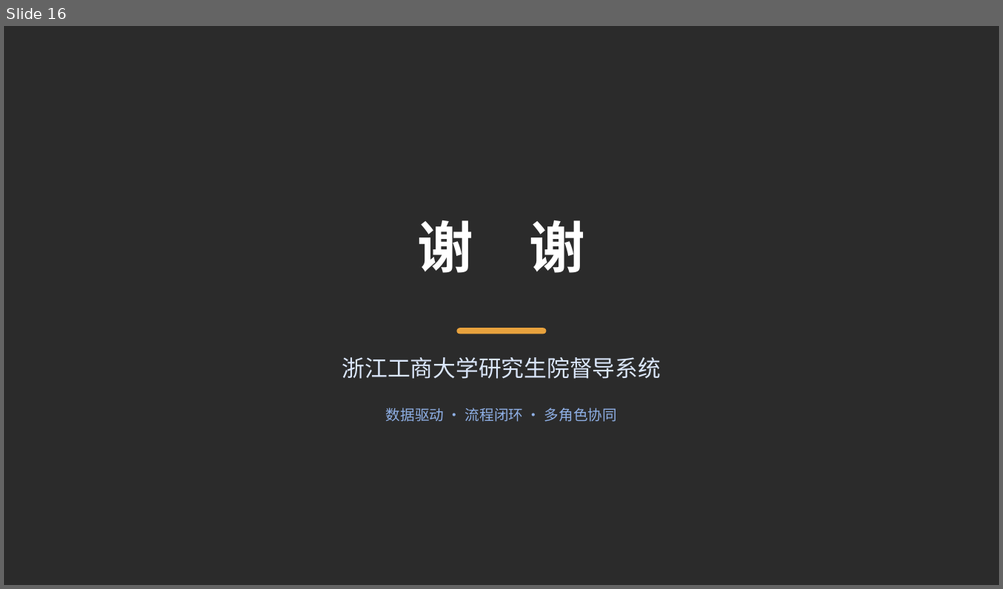
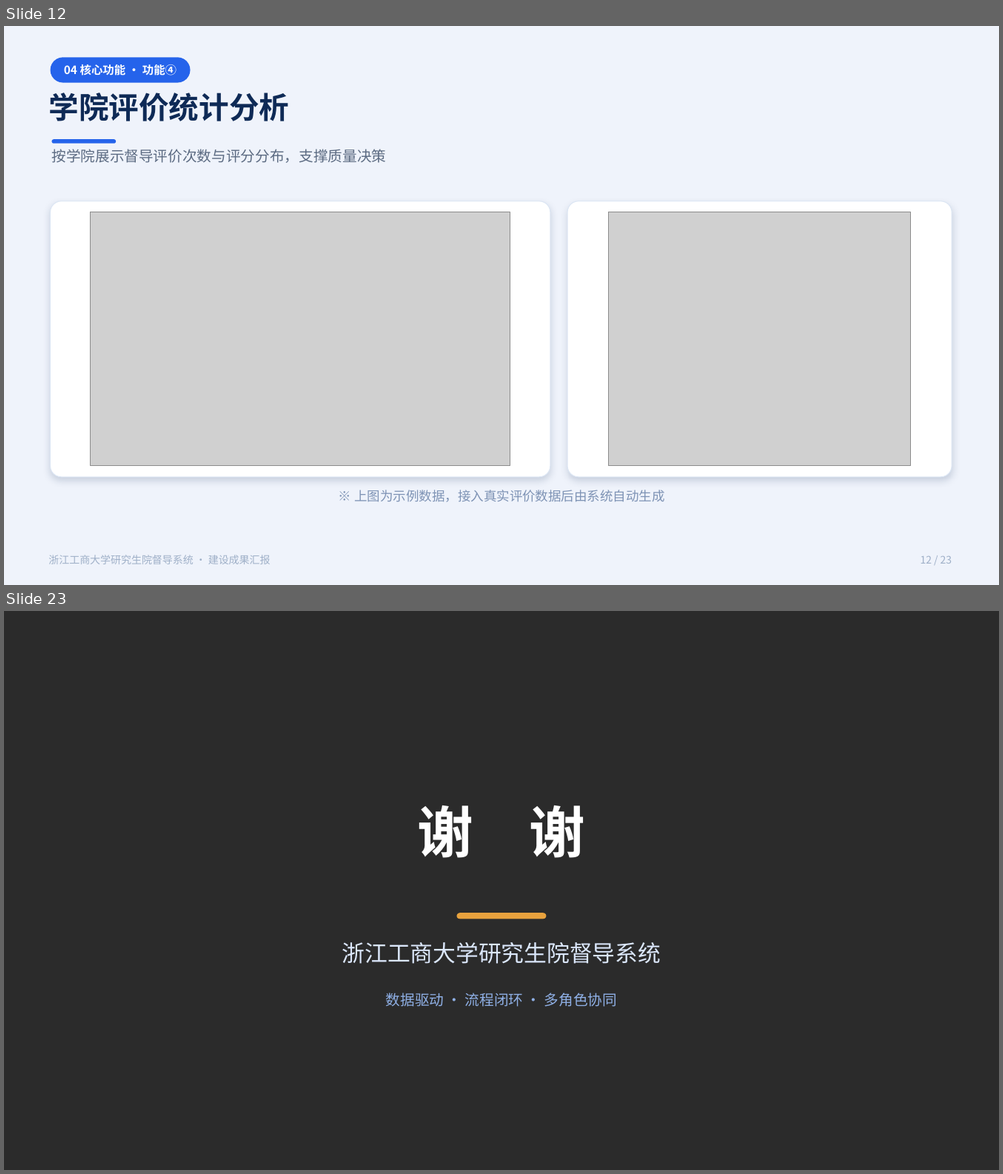
Before and after one commit to 1739467001-svg/example-of-report, a slide deck: slides/督导系统建设成果汇报.pptx. Shown one above the other, each under a label of ours: slide 16 before the commit, slides 12 and 23 after it; the slides between them are not shown. The pictures are 1003x589 and 1003x1174 pixels, drawn with LibreOffice and Linux fonts; fonts in the diff are those of the drawing; grey boxes stand for pictures; background and template pictures are left out; a plain dark background stands for a picture behind light text. Boxes give left, top, right and bottom in pixels: in the first picture for what was removed or moved away, otherwise in the second. Text is boxed around its words. In the diff, an @@ line names an element or a change of style, - is before the commit and + after.

```diff
--- a/slides/督导系统建设成果汇报.pptx
+++ b/slides/督导系统建设成果汇报.pptx
@@ slide 12 added at (4, 26, 999, 585), background #FFFFFF @@
@@ rectangle added at (4, 26, 999, 585), fill #EFF3FB @@
@@ rounded rectangle added at (51, 57, 190, 83), fill #2563EB @@
@@ text added at (64, 64, 176, 76), 11 pt, text #FFFFFF, bold @@
+04 核心功能 · 功能④
@@ text added at (48, 93, 289, 121), 29 pt, text #0E2A56, bold @@
+学院评价统计分析
@@ text added at (51, 149, 386, 163), 14 pt, text #5C6B82 @@
+按学院展示督导评价次数与评分分布，支撑质量决策
@@ rounded rectangle added at (52, 139, 116, 144), fill #2563EB @@
@@ rounded rectangle added at (51, 201, 550, 477), fill #FFFFFF, outline #DCE6F4 0.75 pt @@
@@ rounded rectangle added at (567, 201, 951, 477), fill #FFFFFF, outline #DCE6F4 0.75 pt @@
@@ picture added at (91, 212, 510, 466) @@
@@ picture added at (609, 212, 910, 466) @@
@@ text added at (354, 490, 664, 503), 12.5 pt, text #7E93B5 @@
+※ 上图为示例数据，接入真实评价数据后由系统自动生成
@@ text added at (48, 555, 270, 565), 10 pt, text #9FB0C8 @@
+浙江工商大学研究生院督导系统 · 建设成果汇报
@@ text added at (920, 557, 952, 564), 10 pt, text #9FB0C8 @@
+12 / 23
@@ what was slide 16 is now slide 23 @@
```
Also in this commit, not shown: 15 slides changed, 6 other slides added, 9 other files.
